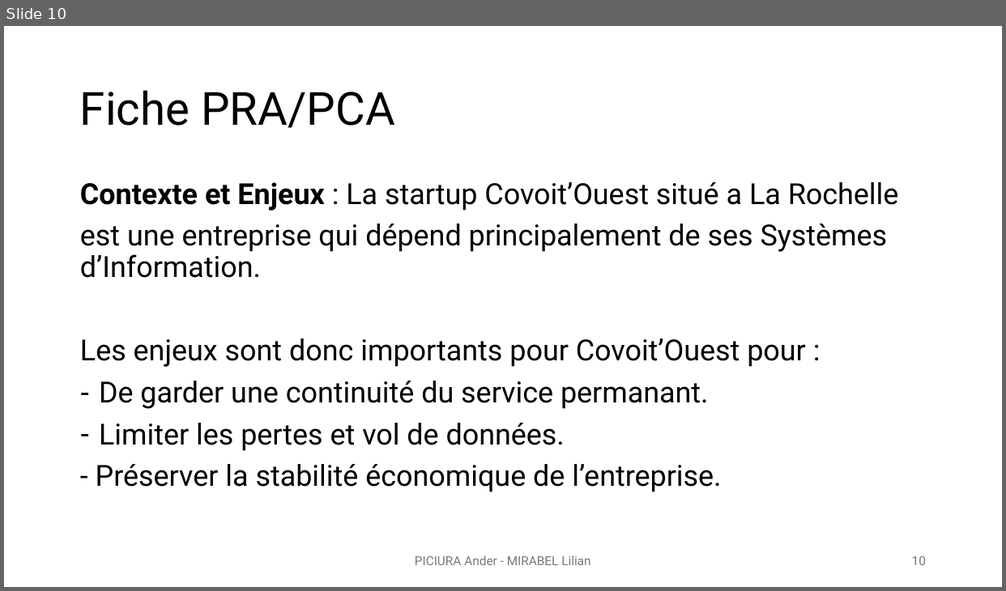
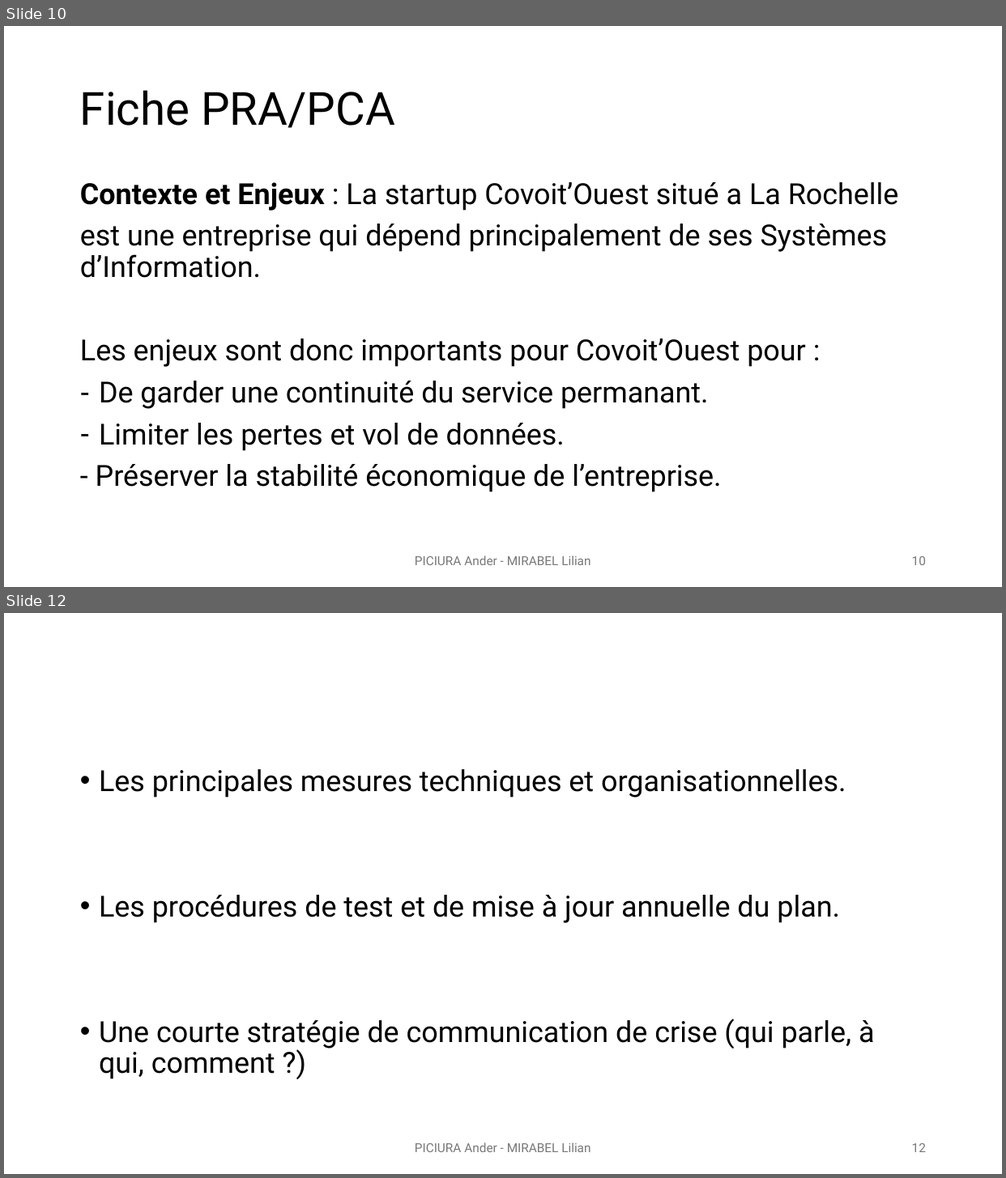
Before and after one commit to lilianmirabel/TPodoo, a slide deck: TP6_Exploitation_faille_0day_Lilian_Ander.pptx. Shown one above the other, each under a label of ours: slide 10 before the commit, slides 10 and 12 after it; the slides between them are not shown. The pictures are 1006x591 and 1006x1178 pixels, drawn with LibreOffice and Linux fonts; fonts in the diff are those of the drawing. Boxes give left, top, right and bottom in pixels: in the first picture for what was removed or moved away, otherwise in the second. Text is boxed around its words. In the diff, an @@ line names an element or a change of style, - is before the commit and + after.

Commit message:
tp6

```diff
--- a/TP6_Exploitation_faille_0day_Lilian_Ander.pptx
+++ b/TP6_Exploitation_faille_0day_Lilian_Ander.pptx
@@ slide 12 added at <box>4,613,1002,1174</box>, background #FFFFFF @@
@@ text added at <box>99,769,875,1080</box>, 28 pt, text #000000 @@
+• Les principales mesures techniques et organisationnelles.
+• Les procédures de test et de mise à jour annuelle du plan.
+• Une courte stratégie de communication de crise (qui parle, à qui, comment ?)
@@ text added at <box>415,1143,590,1152</box>, 12 pt, text #797979 @@
+PICIURA Ander - MIRABEL Lilian
@@ page number added at <box>912,1144,926,1152</box>, 12 pt, text #797979 @@
+12
```
Also in this commit, not shown: 1 other slide added.
